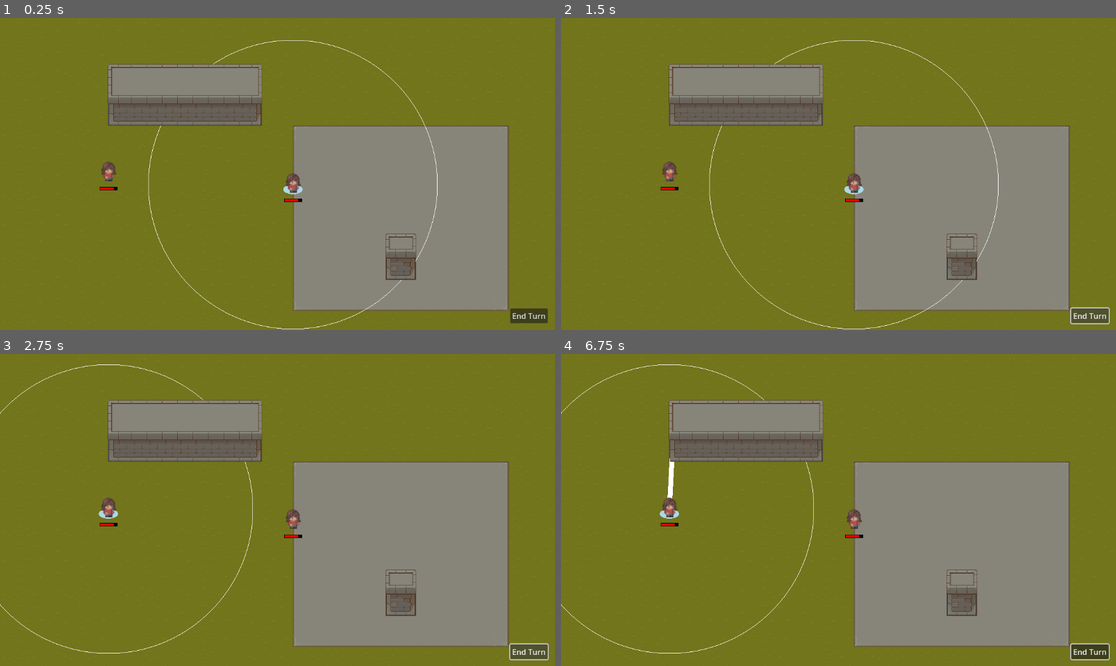
Above: before the commit, frames 1-4 (two rows, left to right).
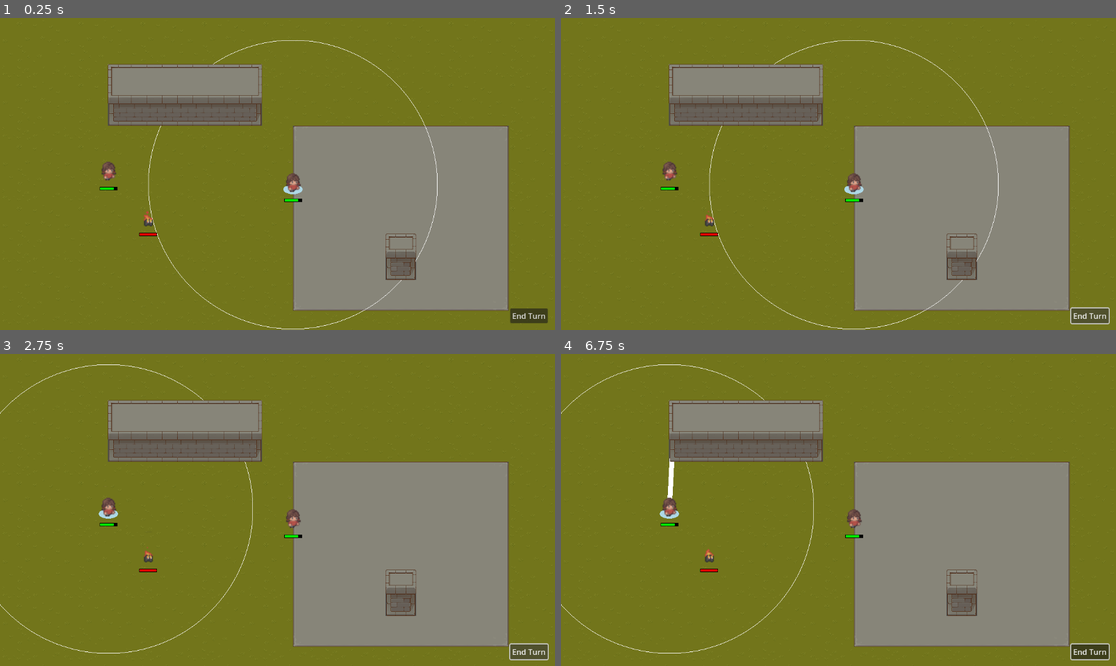
Above: after the commit, the same moments.

Repository: arlopurcell/tactical_artificer
Game: Godot game, scene res://root.tscn
Two runs of this game, one before a commit and one after it. Both use one fixed random seed, a clock stepped at 60 frames per second and the inputs below.
Inputs (mouse positions are in pixels of both pictures, inside the frame that each line leads up to):
- Up to frame 1 (0.25 s): no input
- Up to frame 2 (1.5 s): click "End Turn" at 0.5 s; click "End Turn" at 1.25 s
- Up to frame 3 (2.75 s): click "End Turn" at 2 s
- Up to frame 4 (6.75 s): tap Enter at 2.75, 4.25, 5.75 s; move the mouse to (960, 494) at 2.77 s; hold 1 (cast1) 2.78-3.53 s; click (960, 494) at 2.92 s; tap Space at 3.5, 5, 6.5 s; move the mouse to (727, 525) at 3.52 s; tap 1 (cast1) at 3.6, 5.1, 6.6 s; click (727, 525) at 3.67 s; move the mouse to (894, 441) at 4.27 s; hold 1 (cast1) 4.28-5.03 s; click (894, 441) at 4.42 s; move the mouse to (810, 572) at 5.02 s; click (810, 572) at 5.17 s; move the mouse to (1005, 556) at 5.77 s; hold 1 (cast1) 5.78-6.53 s; click (1005, 556) at 5.92 s; move the mouse to (672, 463) at 6.52 s; click (672, 463) at 6.67 s

The runs differ from the first frame. In frame 1, 0.2% of the frame differs, in the area x 18-55%, y 46-70%; in frame 2, 0.2%; in frame 3, 0.2%; in frame 4, 0.2%.
Error in both runs: Invalid call. Nonexistent function 'highlight' in base 'TileMap'. (res://BeamSpell.gd:23)

Commit message:
add fire elemental

Diff:
--- /dev/null
+++ b/fire_elemental.tscn
@@ -0,0 +1,325 @@
+[gd_scene load_steps=41 format=3 uid="uid://bvkms8w5ntha3"]
+
+[ext_resource type="Texture2D" uid="uid://bgbcosiy50k0f" path="res://assets/Fire Elemental Sprite Sheet.png" id="1_tecmj"]
+[ext_resource type="PackedScene" uid="uid://crtc3n60tev3x" path="res://mob_props.tscn" id="2_s4hps"]
+
+[sub_resource type="GDScript" id="GDScript_btsh0"]
+script/source = "extends \"res://mob.gd\"
+
+func _ready():
+	$AnimatedSprite2D.animation_finished.connect(anim_idle)
+
+func start_turn():
+	super.start_turn()
+	end_turn()
+
+func anim_walk_left():
+	$AnimatedSprite2D.play(\"walk\")
+	$BodySprite.flip_h = true
+
+func anim_walk_right():
+	$AnimatedSprite2D.play(\"walk\")
+	$BodySprite.flip_h = false
+
+func anim_idle():
+	$AnimatedSprite2D.play(\"idle\")
+
+func anim_damage():
+	$AnimatedSprite2D.play(\"damage\")
+
+func anim_death():
+	$AnimatedSprite2D.play(\"death\")
+"
+
+[sub_resource type="AtlasTexture" id="AtlasTexture_fk04n"]
+atlas = ExtResource("1_tecmj")
+region = Rect2(0, 64, 32, 32)
+
+[sub_resource type="AtlasTexture" id="AtlasTexture_ocw0x"]
+atlas = ExtResource("1_tecmj")
+region = Rect2(32, 64, 32, 32)
+
+[sub_resource type="AtlasTexture" id="AtlasTexture_3kweu"]
+atlas = ExtResource("1_tecmj")
+region = Rect2(64, 64, 32, 32)
+
+[sub_resource type="AtlasTexture" id="AtlasTexture_0qd4u"]
+atlas = ExtResource("1_tecmj")
+region = Rect2(96, 64, 32, 32)
+
+[sub_resource type="AtlasTexture" id="AtlasTexture_u2808"]
+atlas = ExtResource("1_tecmj")
+region = Rect2(128, 64, 32, 32)
+
+[sub_resource type="AtlasTexture" id="AtlasTexture_q073y"]
+atlas = ExtResource("1_tecmj")
+region = Rect2(160, 64, 32, 32)
+
+[sub_resource type="AtlasTexture" id="AtlasTexture_5iur3"]
+atlas = ExtResource("1_tecmj")
+region = Rect2(192, 64, 32, 32)
+
+[sub_resource type="AtlasTexture" id="AtlasTexture_635hb"]
+atlas = ExtResource("1_tecmj")
+region = Rect2(224, 64, 32, 32)
+
+[sub_resource type="AtlasTexture" id="AtlasTexture_qxlv1"]
+atlas = ExtResource("1_tecmj")
+region = Rect2(0, 96, 32, 32)
+
+[sub_resource type="AtlasTexture" id="AtlasTexture_ib2f0"]
+atlas = ExtResource("1_tecmj")
+region = Rect2(32, 96, 32, 32)
+
+[sub_resource type="AtlasTexture" id="AtlasTexture_jkg84"]
+atlas = ExtResource("1_tecmj")
+region = Rect2(64, 96, 32, 32)
+
+[sub_resource type="AtlasTexture" id="AtlasTexture_31xxl"]
+atlas = ExtResource("1_tecmj")
+region = Rect2(96, 96, 32, 32)
+
+[sub_resource type="AtlasTexture" id="AtlasTexture_thfwq"]
+atlas = ExtResource("1_tecmj")
+region = Rect2(128, 96, 32, 32)
+
+[sub_resource type="AtlasTexture" id="AtlasTexture_flhts"]
+atlas = ExtResource("1_tecmj")
+region = Rect2(160, 96, 32, 32)
+
+[sub_resource type="AtlasTexture" id="AtlasTexture_ij0vx"]
+atlas = ExtResource("1_tecmj")
+region = Rect2(0, 128, 32, 32)
+
+[sub_resource type="AtlasTexture" id="AtlasTexture_8xt74"]
+atlas = ExtResource("1_tecmj")
+region = Rect2(32, 128, 32, 32)
+
+[sub_resource type="AtlasTexture" id="AtlasTexture_wbo0w"]
+atlas = ExtResource("1_tecmj")
+region = Rect2(64, 128, 32, 32)
+
+[sub_resource type="AtlasTexture" id="AtlasTexture_fv5jg"]
+atlas = ExtResource("1_tecmj")
+region = Rect2(96, 128, 32, 32)
+
+[sub_resource type="AtlasTexture" id="AtlasTexture_no7w8"]
+atlas = ExtResource("1_tecmj")
+region = Rect2(128, 128, 32, 32)
+
+[sub_resource type="AtlasTexture" id="AtlasTexture_akcnw"]
+atlas = ExtResource("1_tecmj")
+region = Rect2(160, 128, 32, 32)
+
+[sub_resource type="AtlasTexture" id="AtlasTexture_kymno"]
+atlas = ExtResource("1_tecmj")
+region = Rect2(192, 128, 32, 32)
+
+[sub_resource type="AtlasTexture" id="AtlasTexture_vx4fa"]
+atlas = ExtResource("1_tecmj")
+region = Rect2(224, 128, 32, 32)
+
+[sub_resource type="AtlasTexture" id="AtlasTexture_n5p37"]
+atlas = ExtResource("1_tecmj")
+region = Rect2(0, 32, 32, 32)
+
+[sub_resource type="AtlasTexture" id="AtlasTexture_dpg0f"]
+atlas = ExtResource("1_tecmj")
+region = Rect2(32, 32, 32, 32)
+
+[sub_resource type="AtlasTexture" id="AtlasTexture_fgwf4"]
+atlas = ExtResource("1_tecmj")
+region = Rect2(64, 32, 32, 32)
+
+[sub_resource type="AtlasTexture" id="AtlasTexture_arvi0"]
+atlas = ExtResource("1_tecmj")
+region = Rect2(96, 32, 32, 32)
+
+[sub_resource type="AtlasTexture" id="AtlasTexture_na458"]
+atlas = ExtResource("1_tecmj")
+region = Rect2(128, 32, 32, 32)
+
+[sub_resource type="AtlasTexture" id="AtlasTexture_vl332"]
+atlas = ExtResource("1_tecmj")
+region = Rect2(160, 32, 32, 32)
+
+[sub_resource type="AtlasTexture" id="AtlasTexture_orrje"]
+atlas = ExtResource("1_tecmj")
+region = Rect2(0, 0, 32, 32)
+
+[sub_resource type="AtlasTexture" id="AtlasTexture_sv512"]
+atlas = ExtResource("1_tecmj")
+region = Rect2(32, 0, 32, 32)
+
+[sub_resource type="AtlasTexture" id="AtlasTexture_o4ip6"]
+atlas = ExtResource("1_tecmj")
+region = Rect2(64, 0, 32, 32)
+
+[sub_resource type="AtlasTexture" id="AtlasTexture_korfl"]
+atlas = ExtResource("1_tecmj")
+region = Rect2(96, 0, 32, 32)
+
+[sub_resource type="AtlasTexture" id="AtlasTexture_hnxa3"]
+atlas = ExtResource("1_tecmj")
+region = Rect2(128, 0, 32, 32)
+
+[sub_resource type="AtlasTexture" id="AtlasTexture_0sm1n"]
+atlas = ExtResource("1_tecmj")
+region = Rect2(160, 0, 32, 32)
+
+[sub_resource type="AtlasTexture" id="AtlasTexture_usy7t"]
+atlas = ExtResource("1_tecmj")
+region = Rect2(192, 0, 32, 32)
+
+[sub_resource type="AtlasTexture" id="AtlasTexture_m2rg8"]
+atlas = ExtResource("1_tecmj")
+region = Rect2(224, 0, 32, 32)
+
+[sub_resource type="SpriteFrames" id="SpriteFrames_4iutw"]
+animations = [{
+"frames": [{
+"duration": 1.0,
+"texture": SubResource("AtlasTexture_fk04n")
+}, {
+"duration": 1.0,
+"texture": SubResource("AtlasTexture_ocw0x")
+}, {
+"duration": 1.0,
+"texture": SubResource("AtlasTexture_3kweu")
+}, {
+"duration": 1.0,
+"texture": SubResource("AtlasTexture_0qd4u")
+}, {
+"duration": 1.0,
+"texture": SubResource("AtlasTexture_u2808")
+}, {
+"duration": 1.0,
+"texture": SubResource("AtlasTexture_q073y")
+}, {
+"duration": 1.0,
+"texture": SubResource("AtlasTexture_5iur3")
+}, {
+"duration": 1.0,
+"texture": SubResource("AtlasTexture_635hb")
+}],
+"loop": false,
+"name": &"attack",
+"speed": 10.0
+}, {
+"frames": [{
+"duration": 1.0,
+"texture": SubResource("AtlasTexture_qxlv1")
+}, {
+"duration": 1.0,
+"texture": SubResource("AtlasTexture_ib2f0")
+}, {
+"duration": 1.0,
+"texture": SubResource("AtlasTexture_jkg84")
+}, {
+"duration": 1.0,
+"texture": SubResource("AtlasTexture_31xxl")
+}, {
+"duration": 1.0,
+"texture": SubResource("AtlasTexture_thfwq")
+}, {
+"duration": 1.0,
+"texture": SubResource("AtlasTexture_flhts")
+}],
+"loop": false,
+"name": &"damage",
+"speed": 10.0
+}, {
+"frames": [{
+"duration": 1.0,
+"texture": SubResource("AtlasTexture_ij0vx")
+}, {
+"duration": 1.0,
+"texture": SubResource("AtlasTexture_8xt74")
+}, {
+"duration": 1.0,
+"texture": SubResource("AtlasTexture_wbo0w")
+}, {
+"duration": 1.0,
+"texture": SubResource("AtlasTexture_fv5jg")
+}, {
+"duration": 1.0,
+"texture": SubResource("AtlasTexture_no7w8")
+}, {
+"duration": 1.0,
+"texture": SubResource("AtlasTexture_akcnw")
+}, {
+"duration": 1.0,
+"texture": SubResource("AtlasTexture_kymno")
+}, {
+"duration": 10.0,
+"texture": SubResource("AtlasTexture_vx4fa")
+}],
+"loop": false,
+"name": &"death",
+"speed": 10.0
+}, {
+"frames": [{
+"duration": 1.0,
+"texture": SubResource("AtlasTexture_n5p37")
+}, {
+"duration": 1.0,
+"texture": SubResource("AtlasTexture_dpg0f")
+}, {
+"duration": 1.0,
+"texture": SubResource("AtlasTexture_fgwf4")
+}, {
+"duration": 1.0,
+"texture": SubResource("AtlasTexture_arvi0")
+}, {
+"duration": 1.0,
+"texture": SubResource("AtlasTexture_na458")
+}, {
+"duration": 1.0,
+"texture": SubResource("AtlasTexture_vl332")
+}],
+"loop": true,
+"name": &"idle",
+"speed": 10.0
+}, {
+"frames": [{
+"duration": 1.0,
+"texture": SubResource("AtlasTexture_orrje")
+}, {
+"duration": 1.0,
+"texture": SubResource("AtlasTexture_sv512")
+}, {
+"duration": 1.0,
+"texture": SubResource("AtlasTexture_o4ip6")
+}, {
+"duration": 1.0,
+"texture": SubResource("AtlasTexture_korfl")
+}, {
+"duration": 1.0,
+"texture": SubResource("AtlasTexture_hnxa3")
+}, {
+"duration": 1.0,
+"texture": SubResource("AtlasTexture_0sm1n")
+}, {
+"duration": 1.0,
+"texture": SubResource("AtlasTexture_usy7t")
+}, {
+"duration": 1.0,
+"texture": SubResource("AtlasTexture_m2rg8")
+}],
+"loop": true,
+"name": &"walk",
+"speed": 10.0
+}]
+
+[node name="FireElemental" type="Node2D"]
+script = SubResource("GDScript_btsh0")
+
+[node name="AnimatedSprite2D" type="AnimatedSprite2D" parent="."]
+z_index = 5
+position = Vector2(2, -16)
+scale = Vector2(2, 2)
+sprite_frames = SubResource("SpriteFrames_4iutw")
+animation = &"idle"
+autoplay = "idle"
+
+[node name="MobProps" parent="." instance=ExtResource("2_s4hps")]
--- a/level.tscn
+++ b/level.tscn
@@ -6,6 +6,7 @@
 [ext_resource type="Texture2D" uid="uid://bpbby2mve2eim" path="res://assets/tiles/TX Tileset Wall.png" id="4_kdjmu"]
 [ext_resource type="PackedScene" uid="uid://chpb4jyqs3ces" path="res://player.tscn" id="5_f202y"]
 [ext_resource type="Script" path="res://TurnController.gd" id="6_pjjht"]
+[ext_resource type="PackedScene" uid="uid://bvkms8w5ntha3" path="res://fire_elemental.tscn" id="7_fbecv"]
 
 [sub_resource type="NavigationPolygon" id="NavigationPolygon_k03am"]
 vertices = PackedVector2Array(-16, -16, 16, -16, 16, 16, -16, 16)
@@ -1147,3 +1148,6 @@
 
 [node name="Player2" parent="TurnController" instance=ExtResource("5_f202y")]
 position = Vector2(225, 322)
+
+[node name="FireElemental" parent="TurnController" instance=ExtResource("7_fbecv")]
+position = Vector2(307, 417)
--- a/mob.gd
+++ b/mob.gd
@@ -32,18 +32,25 @@
 	var new_health = health - value
 	if new_health <= 0:
 		new_health = 0
-		anim_die()
+		anim_death()
 		# TODO death
 	health = new_health
 
 func _ready():
 	navigation_agent.path_desired_distance = 4.0
 	navigation_agent.target_desired_distance = 4.0
+
+	navigation_agent.navigation_finished.connect(navigation_finished)
+
 	mp("HealthBar").value = health / max_health
 	mp("RangeMarker").radius = movement_range
 
 func set_navigation_map(m: RID):
 	navigation_agent.set_navigation_map(m)
+
+func navigation_finished():
+	print("done moving")
+	anim_idle()
 
 func start_turn():
 	# Set up range marker
@@ -68,7 +75,7 @@
 func anim_damage():
 	pass
 
-func anim_die():
+func anim_death():
 	pass
 
 func move_to(movement_target: Vector2):
@@ -84,7 +91,6 @@
 
 func _physics_process(delta):
 	if navigation_agent.is_navigation_finished():
-		anim_idle()
 		return
 
 	var travel_raw = navigation_agent.get_next_path_position() - position
@@ -95,6 +101,7 @@
 		travel = (travel_raw).normalized() * walking_speed * delta
 
 	if starting_pos.distance_to(position + travel) > movement_range:
+		print("finished moving")
 		navigation_agent.target_position = position
 	else:
 		translate(travel)
--- a/player.gd
+++ b/player.gd
@@ -4,6 +4,9 @@
 
 var state = STATE.WAITING
 
+func _ready():
+	$MobProps.healthbar_color = Color.GREEN
+	super._ready()
 
 func start_turn():
 	super.start_turn()
@@ -41,7 +44,7 @@
   # TODO
 	pass
 
-func anim_die():
+func anim_death():
 	pass
 
 func _input(event):
Not shown: 1 places in level.tscn that only renumber resources
